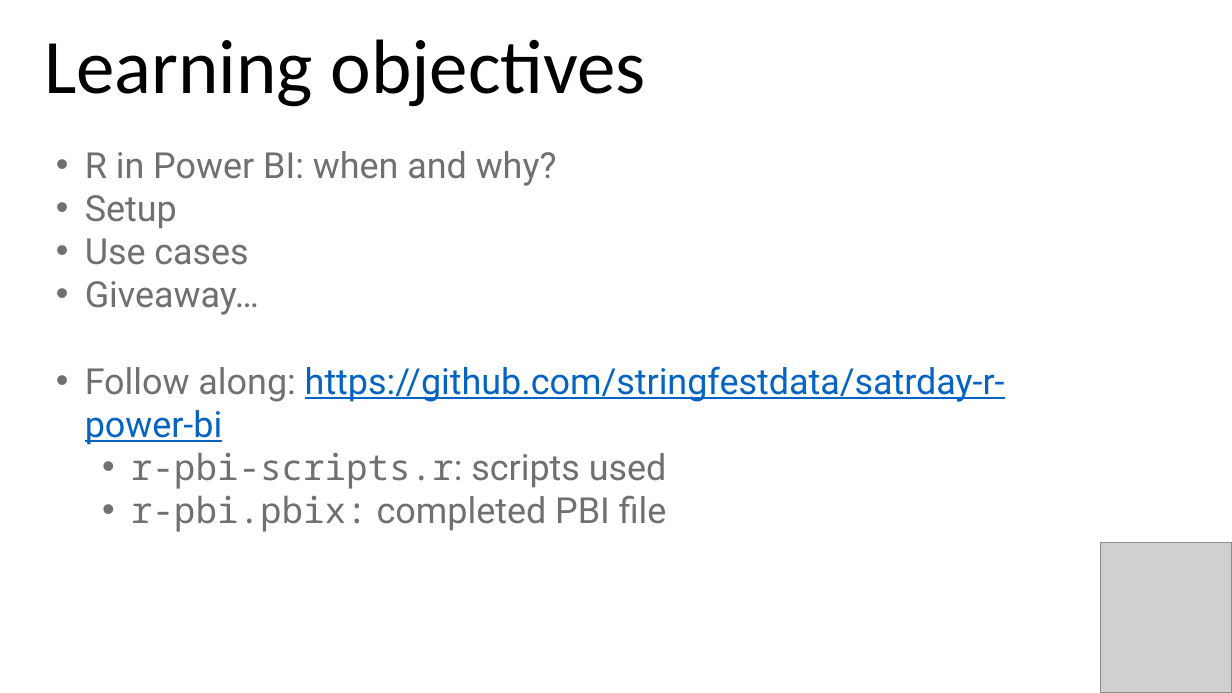
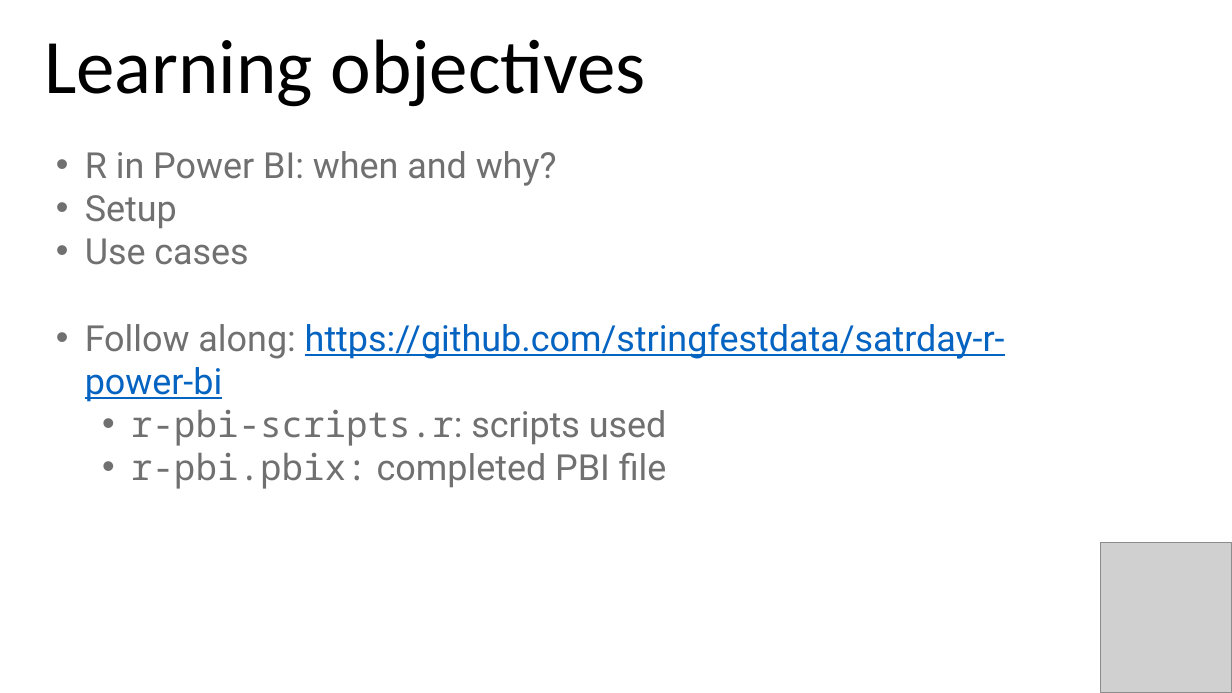
Before and after one commit to stringfestdata/satrday-r-power-bi, a slide deck: slide 3 of satrday-r-power-bi.pptx (slide 2 before the commit). Drawn at 1232x693 pixels with LibreOffice and Linux fonts; fonts in the diff are those of the drawing; grey boxes stand for pictures. Boxes give left, top, right and bottom in pixels: in the first picture for what was removed or moved away, otherwise in the second. Text is boxed around its words. In the diff, an @@ line names an element or a change of style, - is before the commit and + after.

```diff
--- a/satrday-r-power-bi.pptx
+++ b/satrday-r-power-bi.pptx
@@ text at (x1=85, y1=281, x2=259, y2=315): paragraph removed @@
-• Giveaway…
```
Also in this commit, not shown: 3 other slides changed, 1 slide added, 5 other files.
